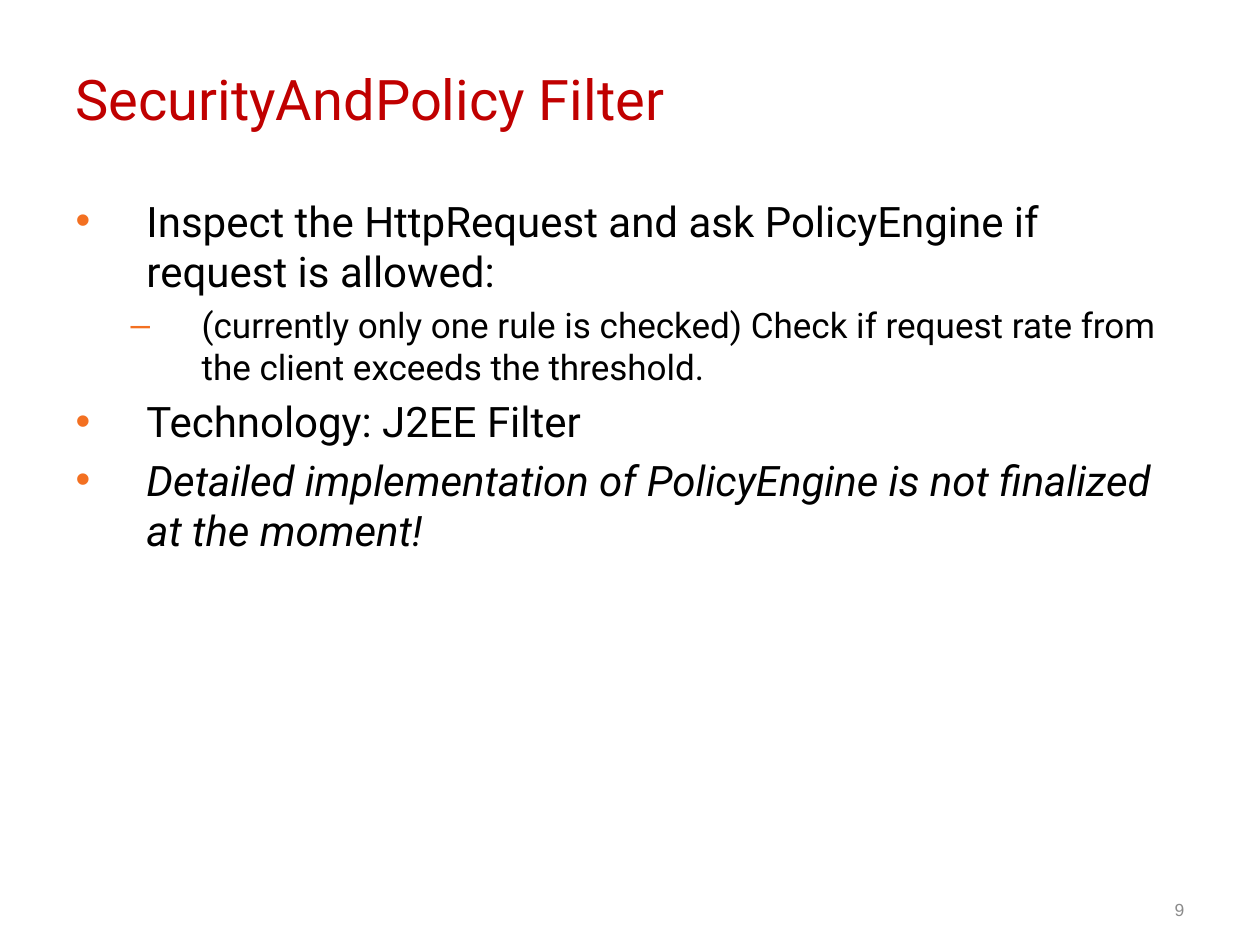
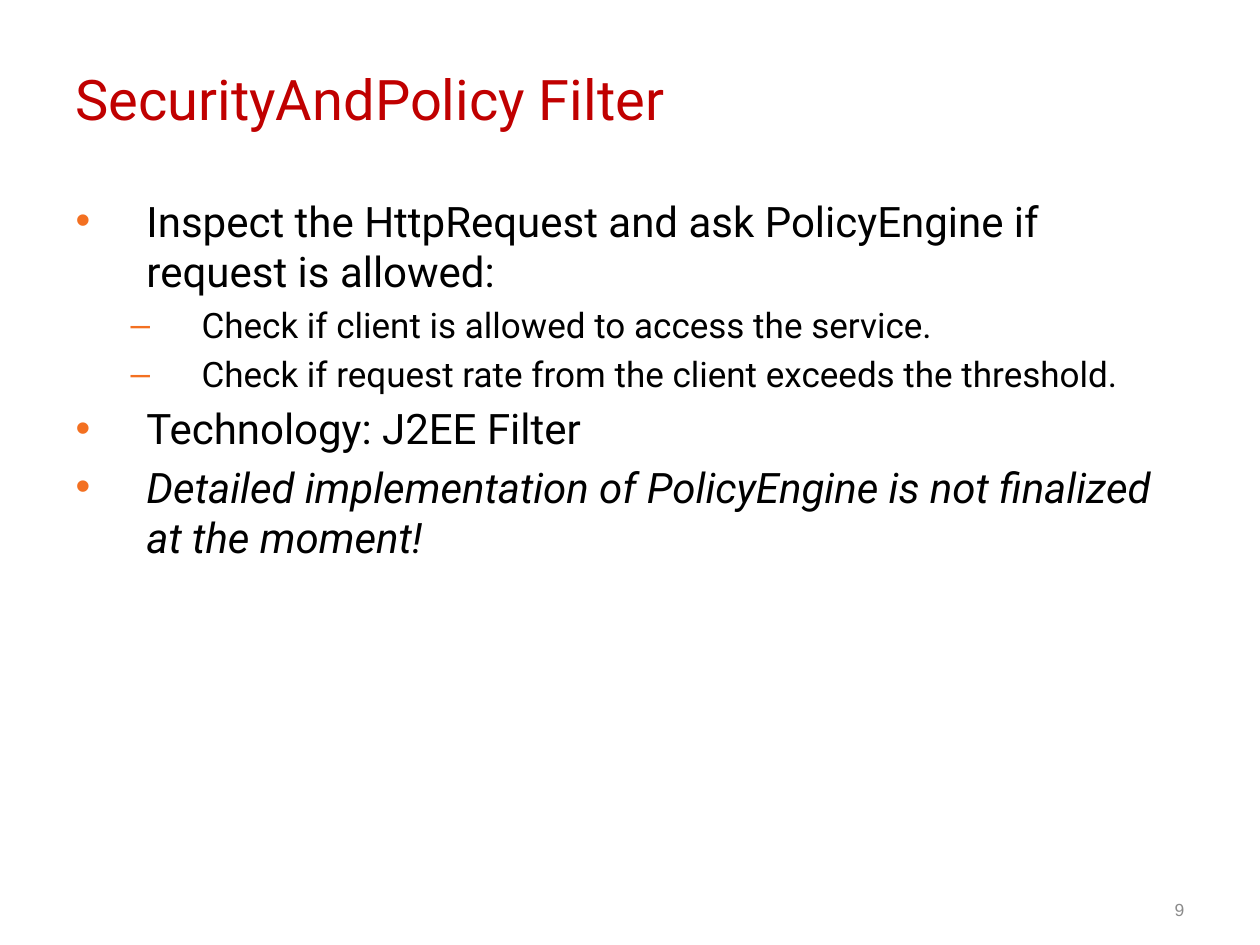
Before and after one commit to btnguyen2k/btnguyen2k-personal, a slide deck: slide 9 of vng-ip/NewIP/docs/Design/NewIP - Request Processing.pptx. Drawn at 1260x945 pixels with LibreOffice and Linux fonts; fonts in the diff are those of the drawing; background and template pictures are left out. Boxes give left, top, right and bottom in pixels: in the first picture for what was removed or moved away, otherwise in the second. Text is boxed around its words. In the diff, an @@ line names an element or a change of style, - is before the commit and + after.

```diff
--- a/vng-ip/NewIP/docs/Design/NewIP - Request Processing.pptx
+++ b/vng-ip/NewIP/docs/Design/NewIP - Request Processing.pptx
@@ text at (x1=202, y1=311, x2=1117, y2=394): text changed @@
-  – (currently only one rule is checked) Check if request rate from the client exceeds the threshold.
+  – Check if client is allowed to access the service.
+  – Check if request rate from the client exceeds the threshold.
```
Also in this commit, not shown: 1 other slide changed, 3 other files.
